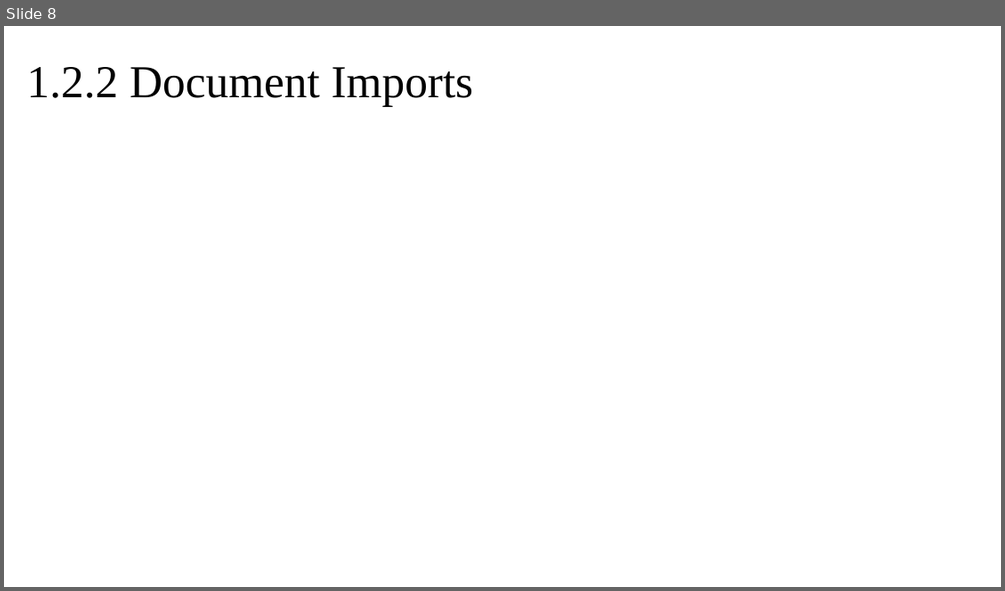
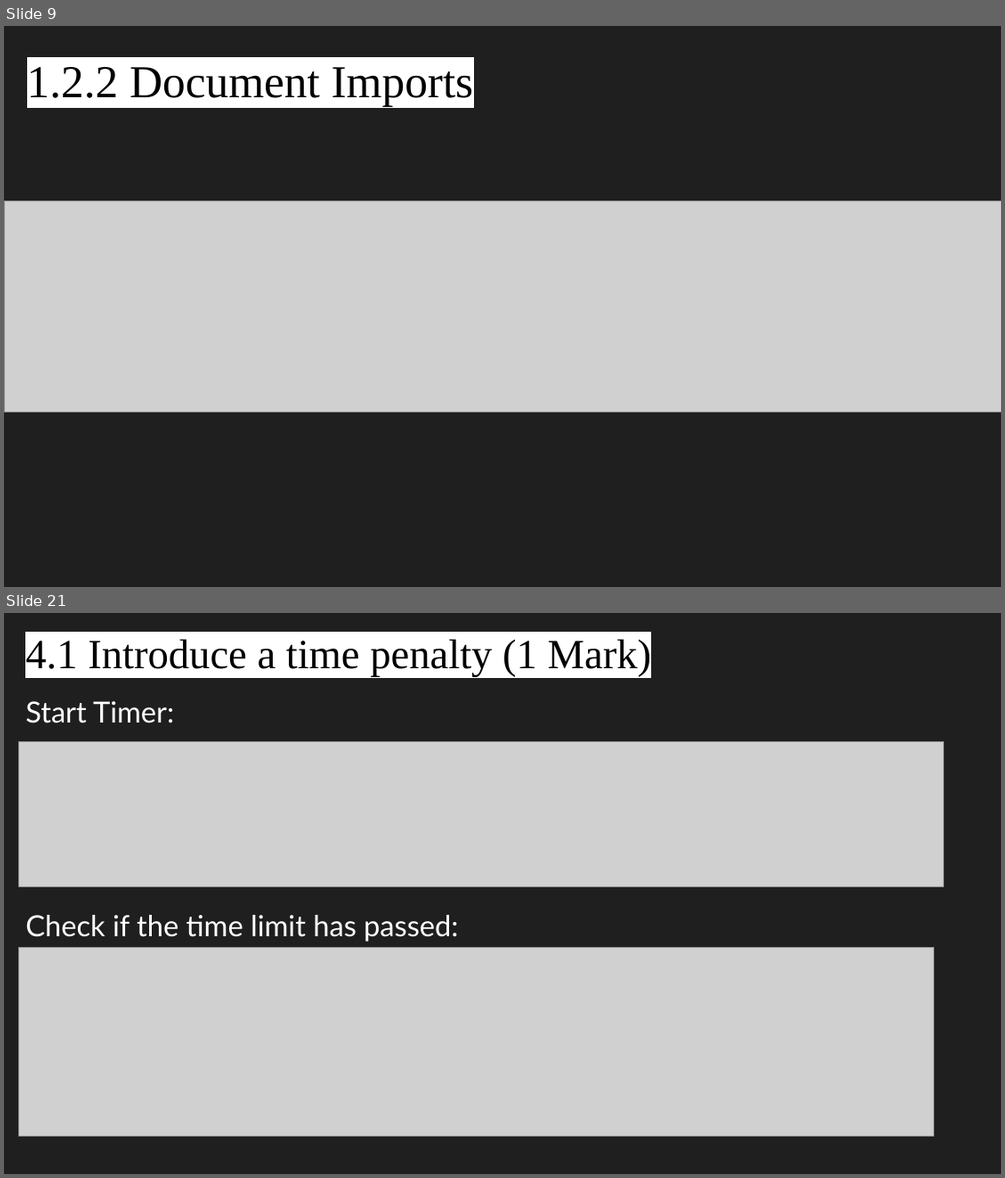
Before and after one commit to prawny-boy/Trig-Game, a slide deck: CAT Y8 Inv1 Presentation.pptx. Shown one above the other, each under a label of ours: slide 8 before the commit, slides 9 and 21 after it; the slides between them are not shown. The pictures are 1005x591 and 1005x1178 pixels, drawn with LibreOffice and Linux fonts; fonts in the diff are those of the drawing; grey boxes stand for pictures; background and template pictures are left out. Boxes give left, top, right and bottom in pixels: in the first picture for what was removed or moved away, otherwise in the second. Text is boxed around its words. In the diff, an @@ line names an element or a change of style, - is before the commit and + after.

```diff
--- a/CAT Y8 Inv1 Presentation.pptx
+++ b/CAT Y8 Inv1 Presentation.pptx
@@ slide 21 added at (x1=4, y1=613, x2=1001, y2=1174), background #1F1F1F @@
@@ text added at (x1=25, y1=636, x2=652, y2=677), 40 pt, text #000000 @@
+4.1 Introduce a time penalty (1 Mark)
@@ text added at (x1=25, y1=701, x2=174, y2=723), 28 pt, text #FFFFFF @@
+Start Timer:
@@ picture added at (x1=18, y1=742, x2=944, y2=887) @@
@@ text added at (x1=25, y1=915, x2=458, y2=941), 28 pt, text #FFFFFF @@
+Check if the time limit has passed:
@@ picture added at (x1=18, y1=948, x2=934, y2=1135) @@
@@ what was slide 8 is now slide 9 @@
@@ slide 9 changed as well @@
@@ background picture (left out) to #1F1F1F @@
@@ picture added at (x1=4, y1=201, x2=1001, y2=412) @@
```
Also in this commit, not shown: 5 other slides changed, 17 other slides added, 1 other file.
